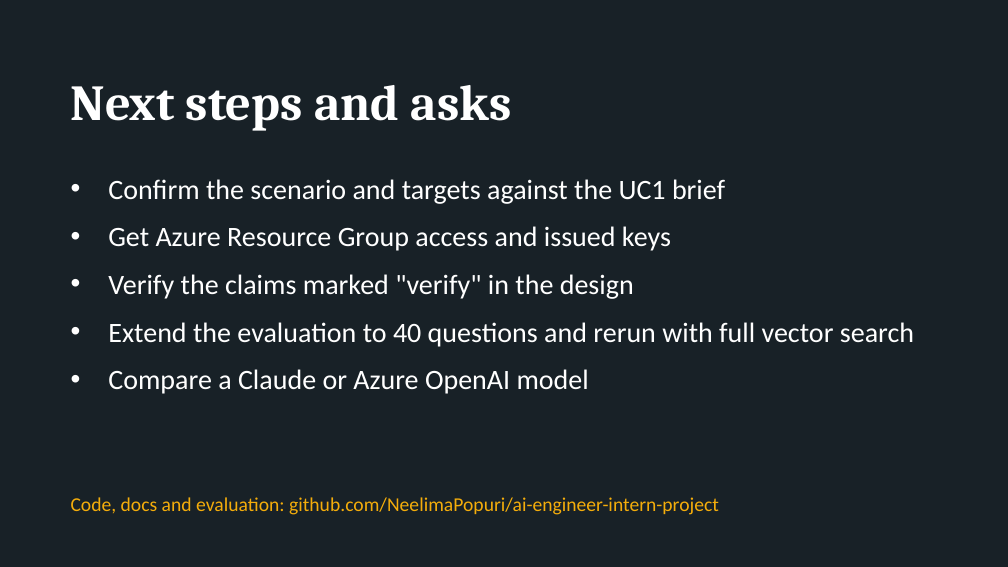
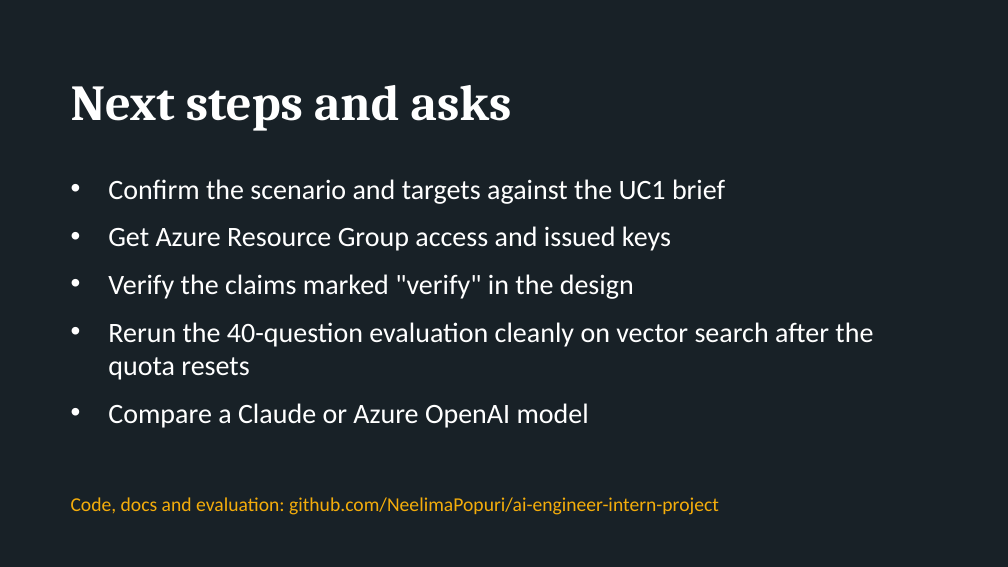
Before and after one commit to NeelimaPopuri/ai-engineer-intern-project, a slide deck: slide 13 of uc1-rag-chatbot/docs/uc1-deck.pptx. Drawn at 1008x567 pixels with LibreOffice and Linux fonts; fonts in the diff are those of the drawing. Boxes give left, top, right and bottom in pixels: in the first picture for what was removed or moved away, otherwise in the second. Text is boxed around its words. In the diff, an @@ line names an element or a change of style, - is before the commit and + after.

```diff
--- a/uc1-rag-chatbot/docs/uc1-deck.pptx
+++ b/uc1-rag-chatbot/docs/uc1-deck.pptx
@@ text at <box>108,322,873,380</box>: text changed @@
-• Extend the evaluation to 40 questions and rerun with full vector search
+• Rerun the 40-question evaluation cleanly on vector search after the quota resets
```
Also in this commit, not shown: 5 other slides changed, 15 other files.
